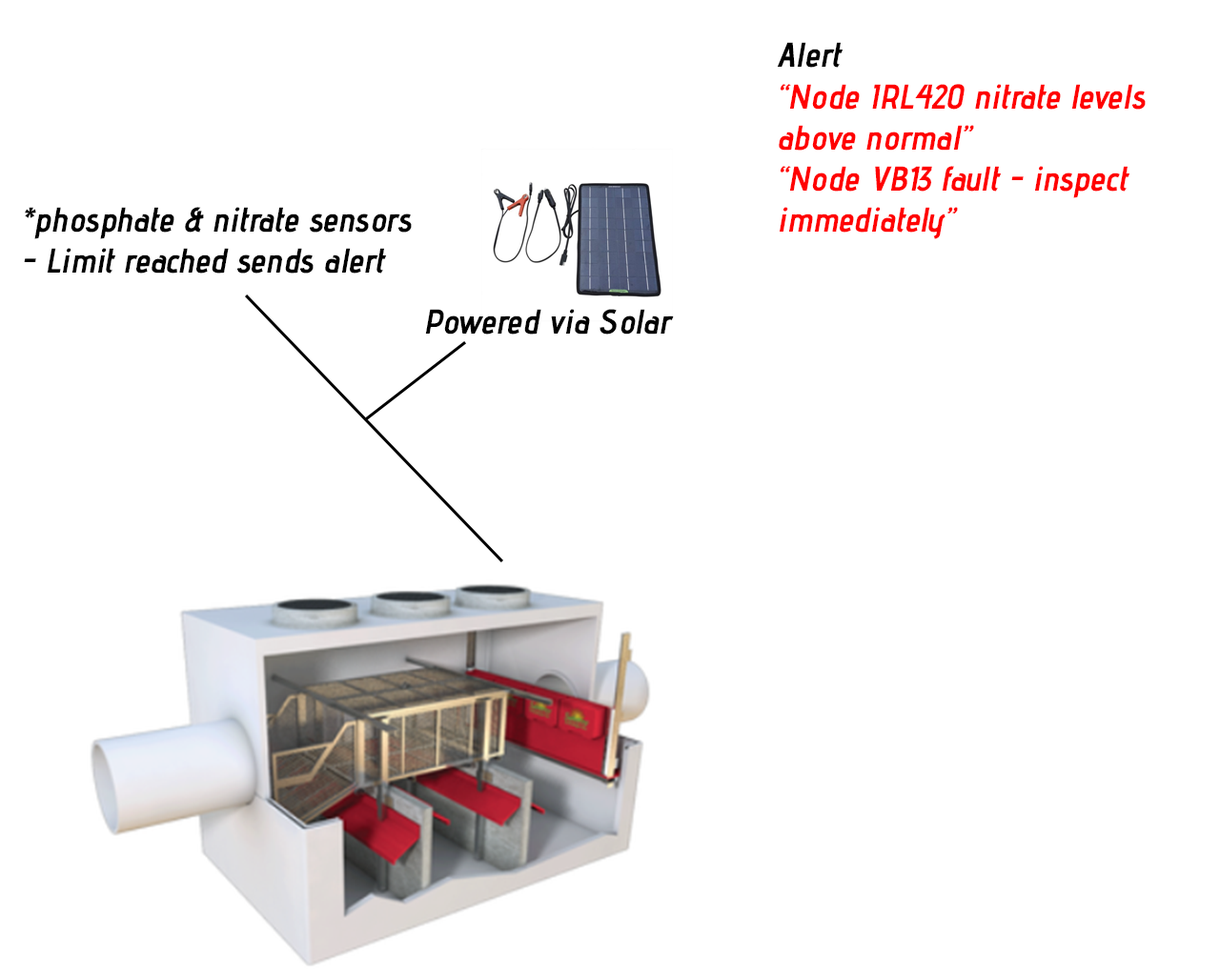
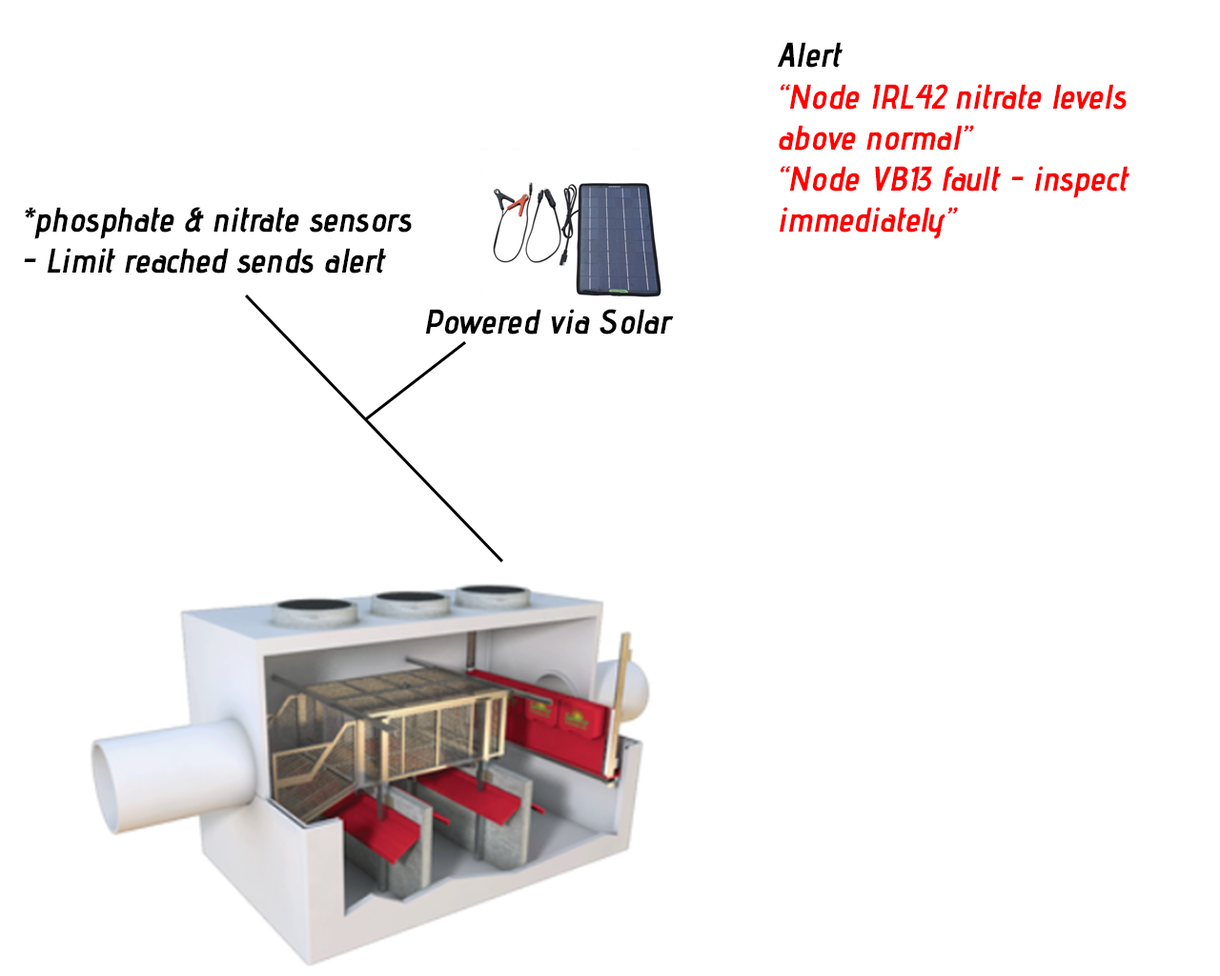
Layer changes from the first 1220px x 976px image to the second:
renamed "Alert “Node IRL420 nitrate levels above normal” “Node VB13 fau" to "Alert “Node IRL42 nitrate levels above normal” “Node VB13 faul", painted on it over [947, 83, 1146, 110]
